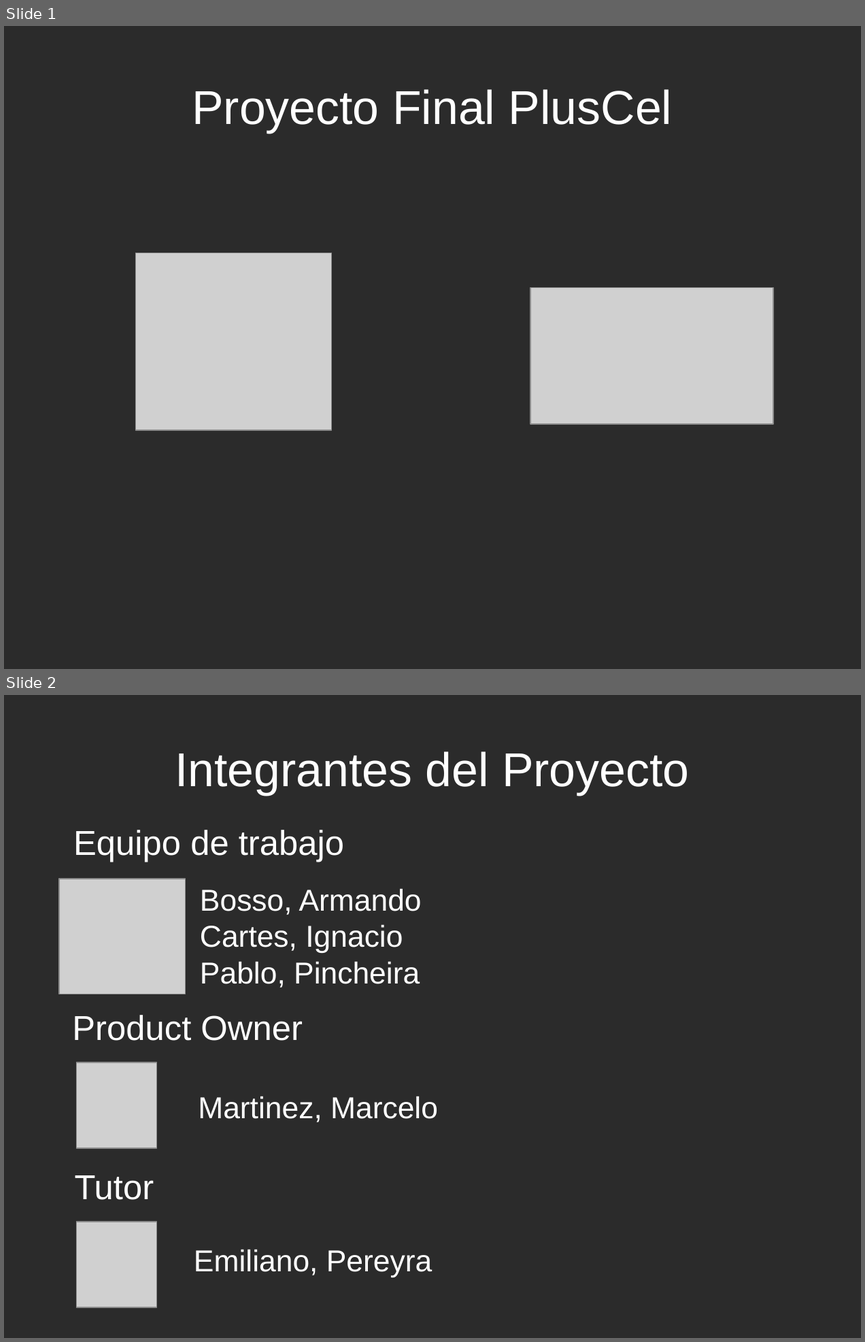
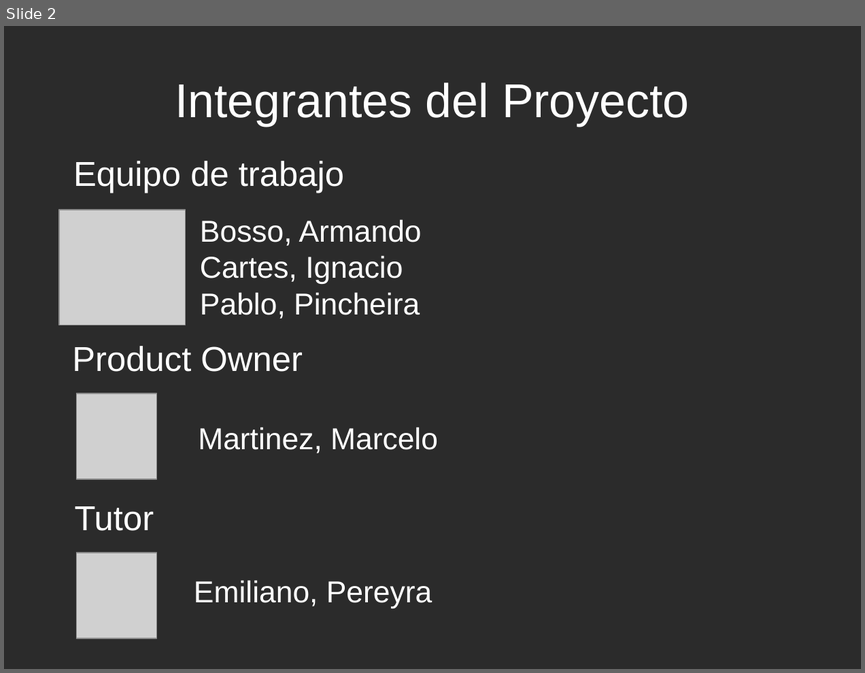
Before and after one commit to PlusCel/PlusCel, a slide deck: presentacion/PresentacionFinal.odp. Shown one above the other, each under a label of ours: slides 1 and 2 before the commit, slide 2 after it. The pictures are 865x1342 and 865x673 pixels, drawn with LibreOffice and Linux fonts; fonts in the diff are those of the drawing; grey boxes stand for pictures; background and template pictures are left out; a plain dark background stands for a picture behind light text. Boxes give left, top, right and bottom in pixels: in the first picture for what was removed or moved away, otherwise in the second. Text is boxed around its words. In the diff, an @@ line names an element or a change of style, - is before the commit and + after.

```diff
--- a/presentacion/PresentacionFinal.odp
+++ b/presentacion/PresentacionFinal.odp
@@ slide 1 removed at bbox=[4, 26, 861, 669], background picture (left out) @@
@@ title removed at bbox=[192, 89, 672, 133] @@
-Proyecto Final PlusCel
@@ picture removed at bbox=[135, 252, 331, 429] @@
@@ picture removed at bbox=[530, 287, 773, 424] @@
```
Also in this commit, not shown: 7 slides changed, 4 slides added, 2 other slides removed, 8 other files.
